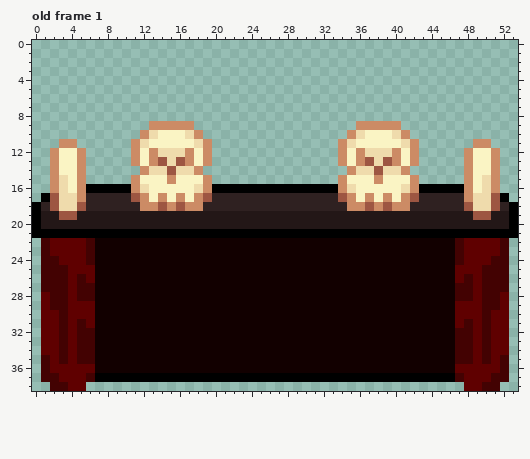
Pixel-art file, stored at aseprite/summonTable.ase. The picture above is the old version.
54x39 pixels, 3 frames. Shown: old frame 1.
Now the later version:
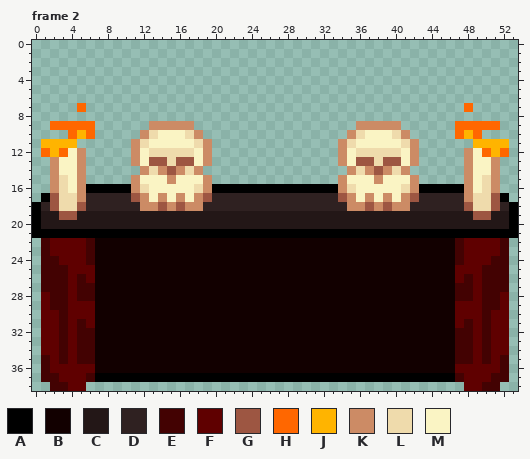
Palette (. is transparent): A #000000  B #120000  C #231717  D #2f2121  E #430202  F #5f0000  G #9d5642  H #ff6700  J #ffb400  K #cc8b65  L #efdbac  M #faf4c4
A new or re-ordered frame is compared with the old frame closest to it.
The edit:
frames 3 -> 4
--- frame 2 is new; against old frame 1, layer "Layer 2"
@@ x 0..53 @@
  6 ......................................................
- 7 ......................................................
+ 7 .....H..........................................H.....
  8 ......................................................
- 9 .............KKKKK..................KKKKK.............
-10 ............KLMMMLK................KLMMMLK............
-11 ...KK......KLMMMMMLK..............KLMMMMMLK......KK...
-12 ..KMMK.....KMKLLLKMK..............KMKLLLKMK.....KMMK..
-13 ..KMMK.....KMKGLGKMK..............KMKGLGKMK.....KMMK..
-14 ..KMMK......KLLGLLK................KLLGLLK......KMMK..
+ 9 ..HHHHH......KKKKK..................KKKKK......HHHHH..
+10 ....HJH.....KLMMMLK................KLMMMLK.....HJH....
+11 .JJJJ......KLMMMMMLK..............KLMMMMMLK......JJJJ.
+12 .HJHMK.....KMLLLLLMK..............KMLLLLLMK.....KMHJH.
+13 ..KMMK.....KMGGLGGMK..............KMGGLGGMK.....KMMK..
+14 ..KMMK......KLKGKLK................KLKGKLK......KMMK..
 15 ..KLMK.....KMMMKMMMK..............KMMMKMMMK.....KMLK..
Where, in picture pixels (left, top, right, bottom), the same in both pictures:
changed: (41, 103, 95, 157)
changed: (455, 103, 509, 157)
changed: (149, 148, 194, 175)
changed: (356, 148, 401, 175)
